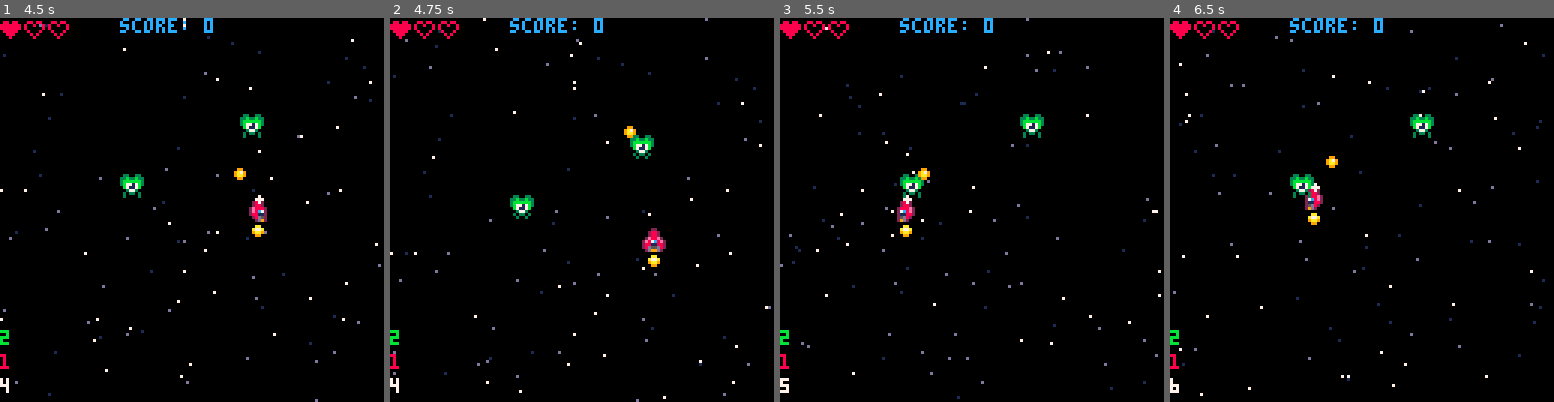
Above: before the commit, frames 1-4 (left to right).
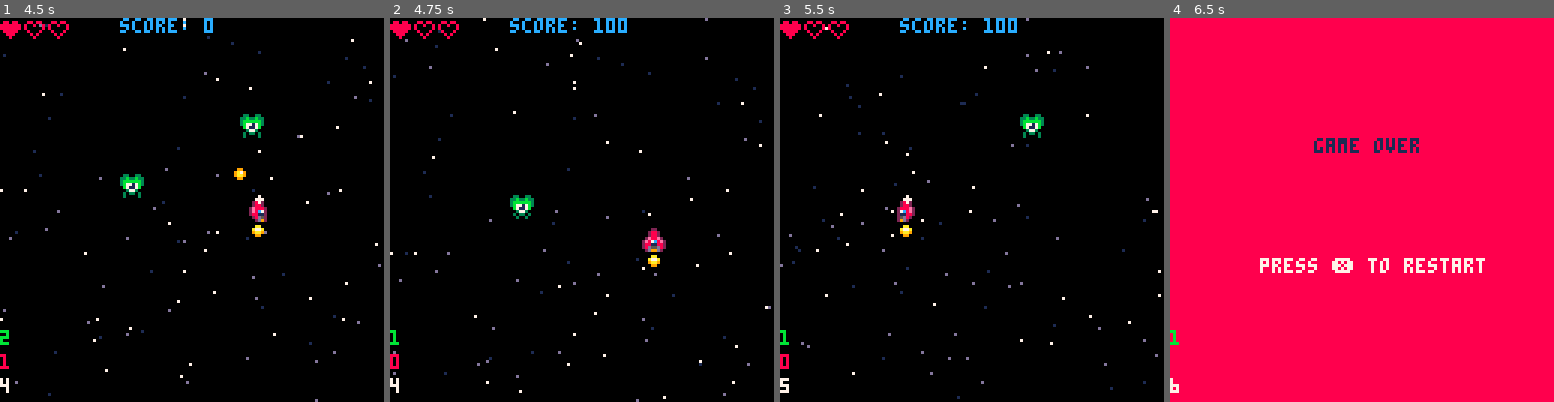
Above: after the commit, the same moments.

Repository: sirchras/p8-shmup
Game: PICO-8 cartridge shmup.p8
Same seed, same stepped clock (60 frames per second), same inputs: the game is played once before the commit and once after it.
Inputs:
- Up to frame 1 (4.5 s): tap O (Z key) at 0.33, 0.7, 1.43, 2.22, 3.1, 3.98 s; tap X (X key) at 1.07, 2.07, 2.4, 2.73, 3.07, 3.4, 3.73, 4.07, 4.4 s; hold Left 1.97-2.37 s; hold Down 2.42-2.82 s; hold Right 2.87-3.53 s; hold Up 3.58-4.08 s; hold Right from 4.13 s (still down)
- Up to frame 2 (4.75 s): release Right at 4.53 s; hold Down from 4.58 s (still down); tap X (X key) at 4.73 s
- Up to frame 3 (5.5 s): tap O (Z key) at 4.87 s; tap X (X key) at 5.07, 5.4 s; release Down at 5.08 s; hold Left from 5.13 s (still down)
- Up to frame 4 (6.5 s): tap X (X key) at 5.73, 6.07, 6.4 s; tap O (Z key) at 5.75 s; release Left at 5.8 s; hold Up 5.85-6.18 s; hold Left from 6.23 s (still down)

Frame 1 is identical in both runs. In frame 2, 0.6% of the frame differs, in the area x 0-69%, y 0-91%; in frame 3, 0.6%; in frame 4, 99%, in the area x 0-100%, y 0-100%.

Commit message:
add object collisions
- implement player/enemy collisions, and lives
- implement bullet/enemy collisions, and score
- add transition to game over

Diff:
--- a/shmup.p8
+++ b/shmup.p8
@@ -82,6 +82,10 @@
 	end
 	--anim background
 	bg.update()
+	--check if game over
+	if p.♥<=0 then
+		state="over"
+	end
 end
 
 function draw_game()
@@ -120,6 +124,23 @@
 end
 function gmobj:draw()
 	spr(self.sp,self.x,self.y)
+end
+--collisions (square)
+-- assumes 8px sprites
+function gmobj:col(obj)
+	local sx1,ox1=self.x,obj.x
+	local sx2,ox2=sx1+7,ox1+7
+	local sy1,oy1=self.y,obj.y
+	local sy2,oy2=sy1+7,oy1+7
+	--if obj to the right, left,
+	-- above, or below:
+	if sx2<ox1 or ox2<sx1 or
+	   sy1>oy2 or oy1>sy2 then
+		--no collision
+		return false
+	end
+	--otherwise: collision
+	return true
 end
 
 --player class
@@ -169,7 +190,7 @@
 	self.x=mid(0,x+dx,120)
 	self.y=mid(0,y+dy,120)
 	self.sp=sp
-	--anim firing effect
+	--anim muzzle flash
 	if (self.mflsh>0) self.mflsh-=1
 	--anim flame
 	self.fsp+=1
@@ -185,6 +206,15 @@
 function bullet:update()
 	self.x+=self.dx
 	self.y+=self.dy
+	for i=#enemies,1,-1 do
+		local e=enemies[i]
+		if self:col(e) then
+			--todo: enemy bullets
+			deli(enemies,i)
+			del(bullets,self)
+			score+=100
+		end
+	end
 end
 
 --enemy class
@@ -193,6 +223,13 @@
 }
 function enemy:update()
 	self.y+=1
+	--check enemy/player collision
+	if self:col(p) then
+		sfx(1)
+		--todo: this seems a little dodgy
+		p.♥-=1
+		del(enemies,self)
+	end
 	--anim
 	self.sp+=0.4
 	if (self.sp>=41) self.sp=37
@@ -252,12 +289,12 @@
 00700700021188202881188202881120000000000000000000099000000000000000000000000000000000000008000000080000008888000080080000000000
 00000000025d820028d55d820028d520000000000000000000000000000000000000000000000000000000000000000000000000000880000008800000000000
 00000000029d200002d99d200002d920000000000000000000000000000000000000000000000000000000000000000000000000000000000000000000000000
-00000000000000000000000000000000000000000000000000000000000000000000000000000000000000000000000000000000000000000000000000000000
-000000000000000000000000000000000000000000077000000770000007700000c77c0000077000000000000000000000000000000000000000000000000000
-00099000000dd00000022000000330000001100000c77c000007700000c77c000cccccc000c77c00000000000000000000000000000000000000000000000000
-0097a90000d7cd00002782000037b3000017c10000cccc00000cc00000cccc0000cccc0000cccc00000000000000000000000000000000000000000000000000
-009aa90000dccd0000288200003bb300001cc100000cc000000cc000000cc00000000000000cc000000000000000000000000000000000000000000000000000
-00099000000dd00000022000000330000001100000000000000cc000000000000000000000000000000000000000000000000000000000000000000000000000
+00000000000000000000000000000000000000000000000000000000000000000000000000000000000000000000000008808800000000000000000000000000
+000000000000000000000000000000000000000000077000000770000007700000c77c0000077000000000000000000088880080000000000000000000000000
+00099000000dd00000022000000330000001100000c77c000007700000c77c000cccccc000c77c00000000000000000088800080000000000000000000000000
+0097a90000d7cd00002782000037b3000017c10000cccc00000cc00000cccc0000cccc0000cccc00000000000000000008880800000000000000000000000000
+009aa90000dccd0000288200003bb300001cc100000cc000000cc000000cc00000000000000cc000000000000000000000808000000000000000000000000000
+00099000000dd00000022000000330000001100000000000000cc000000000000000000000000000000000000000000000080000000000000000000000000000
 00090000000d00000002000000030000000100000000000000000000000000000000000000000000000000000000000000000000000000000000000000000000
 00000000000000000000000000000000000000000000000000000000000000000000000000000000000000000000000000000000000000000000000000000000
 00999900000000000000000000000000000000000330033003300330033003300330033000000000033003300000000000000000000000000000000000000000
Not shown, changed: the sound effects (__sfx__) section of shmup.p8
